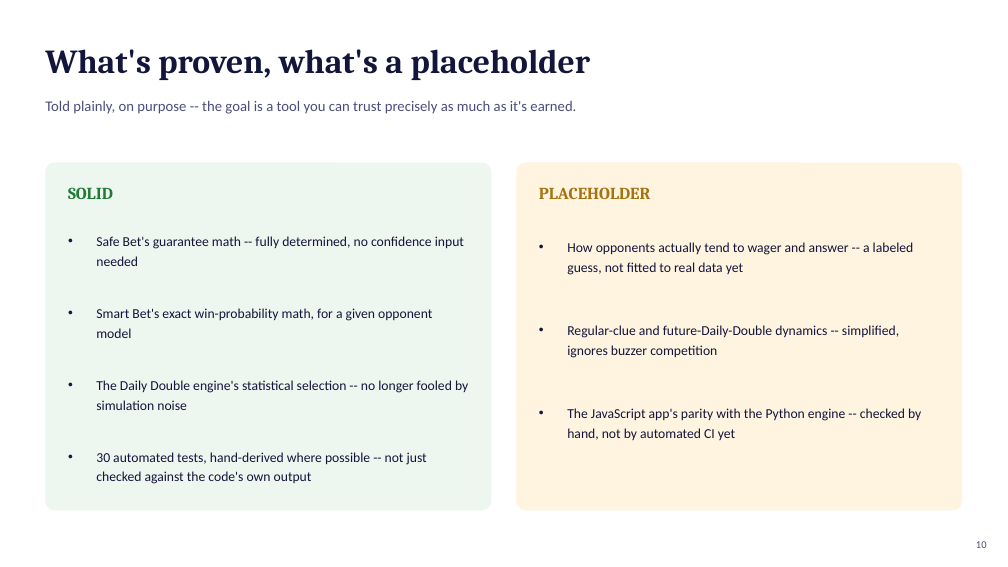
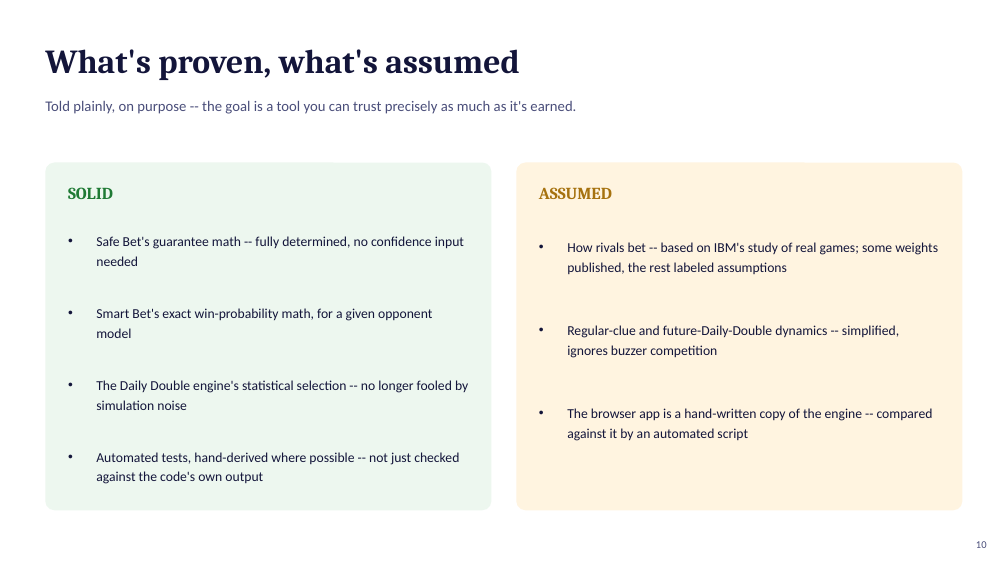
Before and after one commit to willhoop/jeopardy-wagering, a slide deck: slide 10 of docs/deck.pptx. Drawn at 1008x567 pixels with LibreOffice and Linux fonts; fonts in the diff are those of the drawing. Boxes give left, top, right and bottom in pixels: in the first picture for what was removed or moved away, otherwise in the second. Text is boxed around its words. In the diff, an @@ line names an element or a change of style, - is before the commit and + after.

```diff
--- a/docs/deck.pptx
+++ b/docs/deck.pptx
@@ text at <box>45,49,519,80</box>: text changed @@
-What's proven, what's a placeholder
+What's proven, what's assumed
@@ text at <box>539,187,612,199</box>: text changed @@
-PLACEHOLDER
+ASSUMED
@@ text at <box>567,242,938,274</box>: text changed @@
-• How opponents actually tend to wager and answer -- a labeled guess, not fitted to real data yet
+• How rivals bet -- based on IBM's study of real games; some weights published, the rest labeled assumptions
@@ text at <box>567,408,933,441</box>: text changed @@
-• The JavaScript app's parity with the Python engine -- checked by hand, not by automated CI yet
+• The browser app is a hand-written copy of the engine -- compared against it by an automated script
@@ text at <box>96,452,459,484</box>: text changed @@
-• 30 automated tests, hand-derived where possible -- not just checked against the code's own output
+• Automated tests, hand-derived where possible -- not just checked against the code's own output
```
Also in this commit, not shown: 4 other slides changed, 1 slide added, 1 slide removed, 41 other files.
